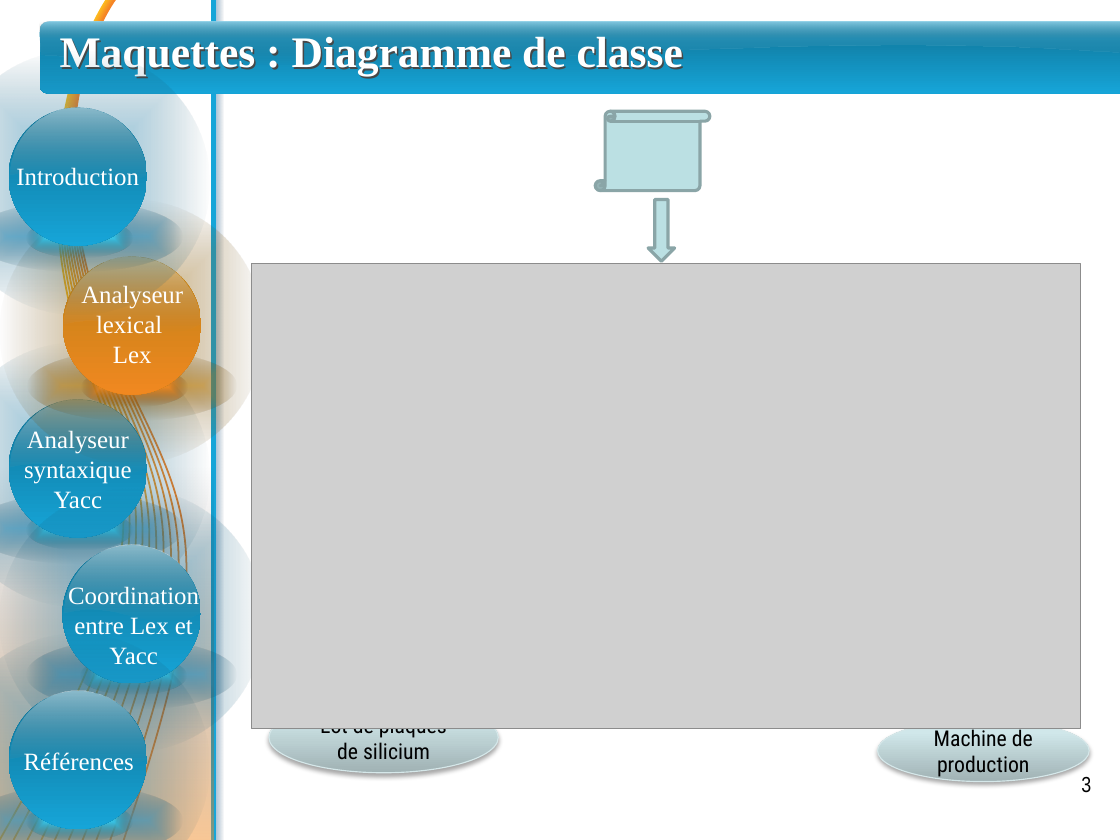
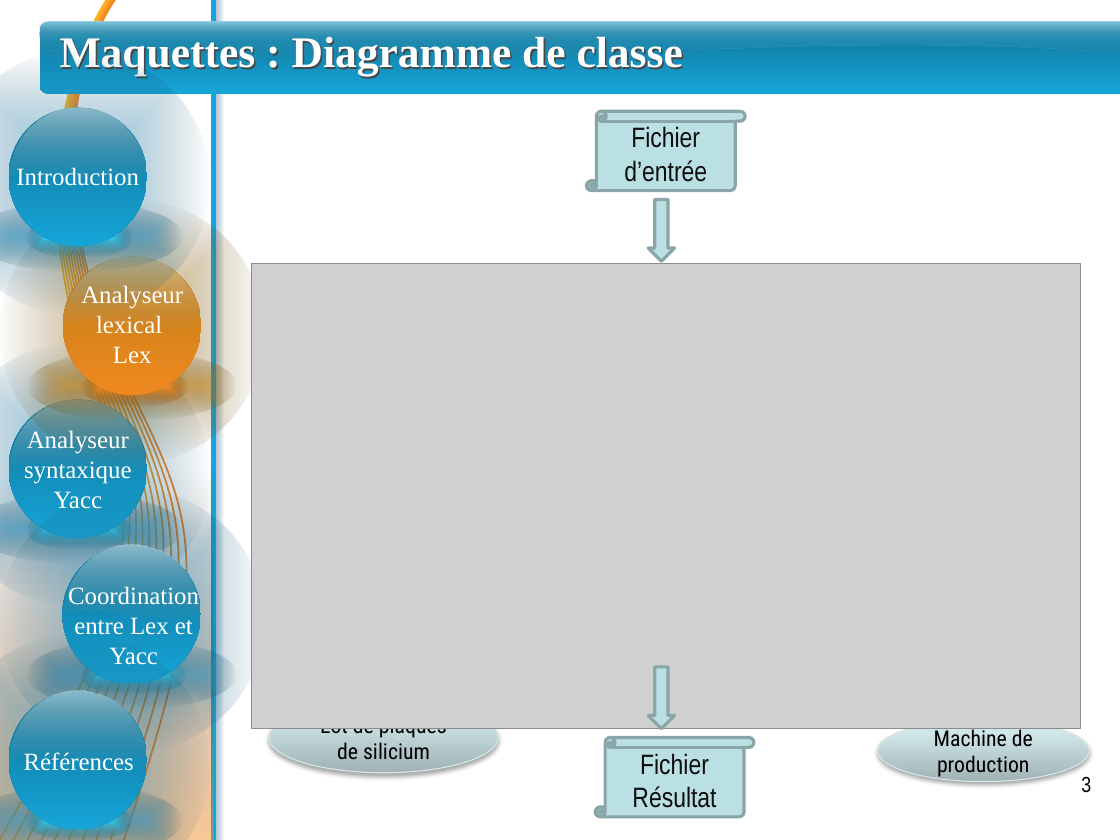
Before and after one commit to sarrabenbrahim/team-war, a slide deck: slide 3 of PFE/Presentation/presentation - Abdelali.pptx. Drawn at 1120x840 pixels with LibreOffice and Linux fonts; fonts in the diff are those of the drawing; grey boxes stand for pictures. Boxes give left, top, right and bottom in pixels: in the first picture for what was removed or moved away, otherwise in the second. Text is boxed around its words. In the diff, an @@ line names an element or a change of style, - is before the commit and + after.

Commit message:
+ Modification du diapos

```diff
--- a/PFE/Presentation/presentation - Abdelali.pptx
+++ b/PFE/Presentation/presentation - Abdelali.pptx
@@ vertical scroll "Fichier d’entrée": place and size @@
-vertical scroll "Fichier d’entrée" at box(595, 111, 709, 190)
+vertical scroll "Fichier d’entrée" at box(587, 111, 746, 190)
@@ text in vertical scroll at box(624, 126, 707, 182): text added @@
+Fichier d’entrée
@@ down arrow added at box(648, 666, 675, 728), fill #BBE0E3, outline #8AA6A8 2 pt @@
@@ vertical scroll added at box(595, 737, 754, 816), fill #BBE0E3, outline #8AA6A8 2 pt, 18 pt, text #0D0D0D @@
+Fichier Résultat
```
